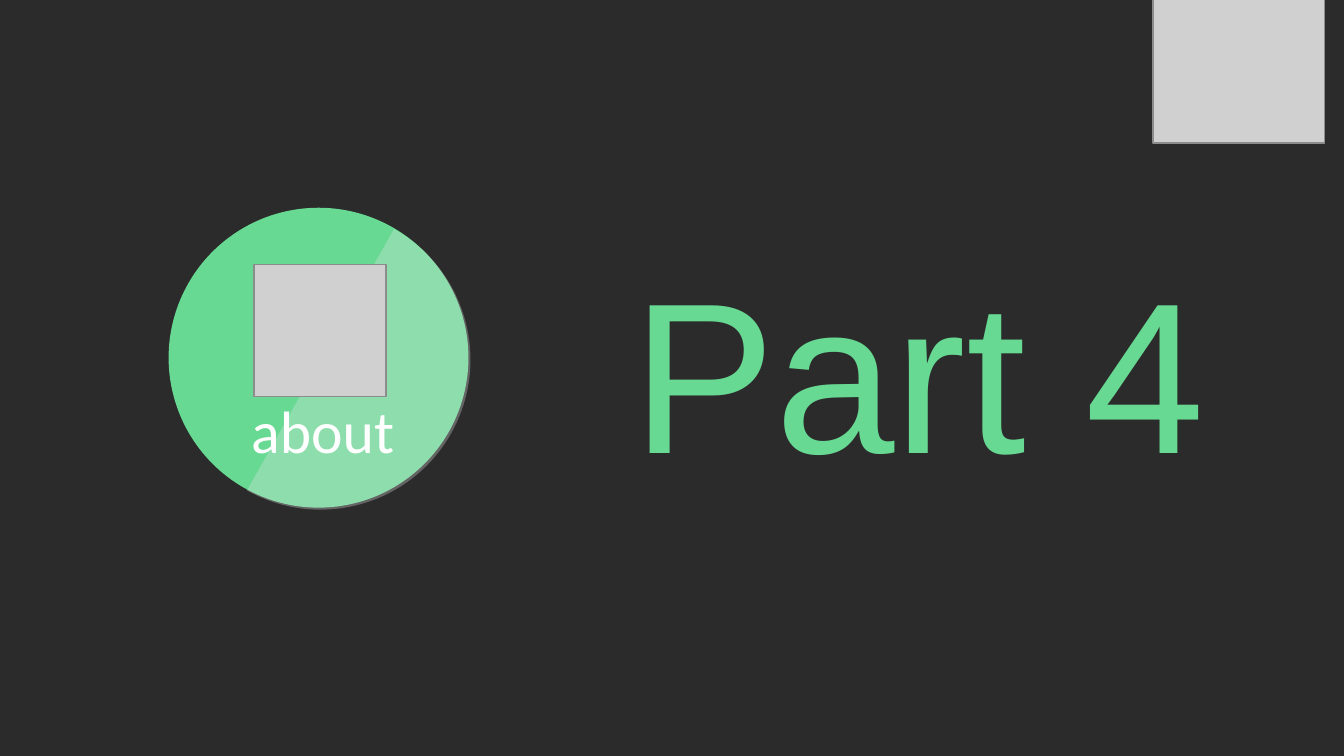
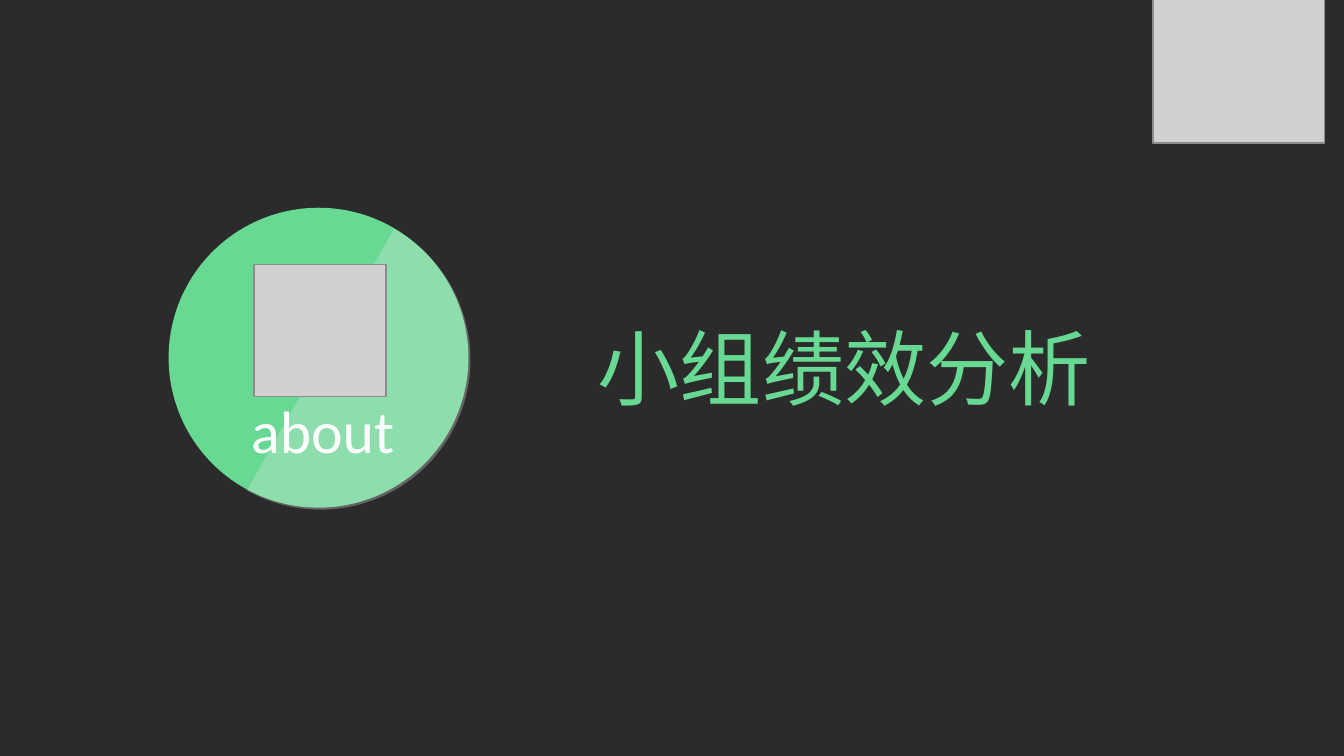
Before and after one commit to LEMONccccc/software, a slide deck: slide 20 of 详细设计.pptx (slide 18 before the commit). Drawn at 1344x756 pixels with LibreOffice and Linux fonts; fonts in the diff are those of the drawing; grey boxes stand for pictures; background and template pictures are left out; a plain dark background stands for a picture behind light text. Boxes give left, top, right and bottom in pixels: in the first picture for what was removed or moved away, otherwise in the second. Text is boxed around its words. In the diff, an @@ line names an element or a change of style, - is before the commit and + after.

```diff
--- a/详细设计.pptx
+++ b/详细设计.pptx
@@ text at [598, 330, 1091, 406]: text changed; size 115 to 44 pt @@
-Part 4
+小组绩效分析
```
Also in this commit, not shown: 7 other slides changed, 2 slides added.
